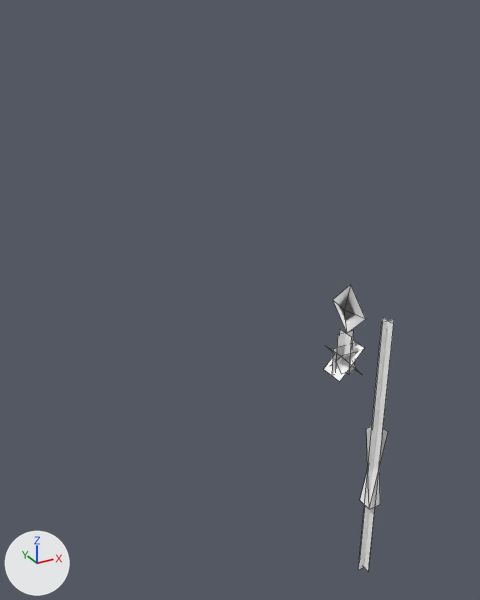
A saved change to the Blender file Game/Models/Projectiles.blend.
Rendered twice from a camera (50 mm lens) standing at (-25.7, -31.9, 22.5) and looking at (-7.6, 1.0, 6.1). Every picture has the same lights, and +X, +Y and +Z are marked at lower left. Mesh edges are drawn as thin lines.

Names of what the first picture shows: 'MinigunMuzzleFlash', 'MinigunRound', 'Smoke'.
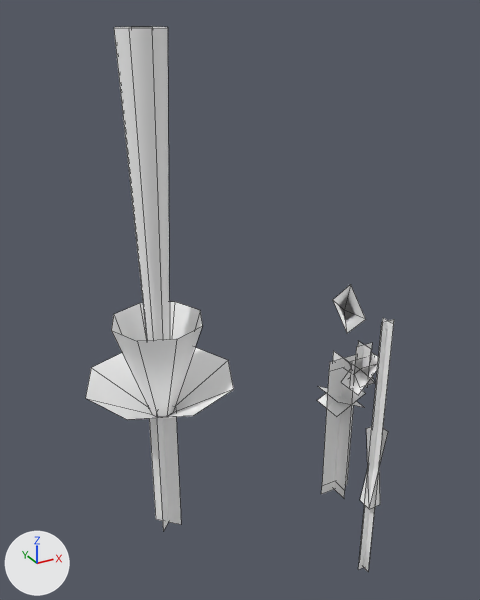
Commit message: Now a railgun

Diff of the bpy script that builds the scene:
```diff
--- a/Game/Models/Projectiles.blend.py
+++ b/Game/Models/Projectiles.blend.py
@@ me_cone @@
+me_cone.from_pydata(...)  # 56 vertices, 26 faces; spans x -4.5..4.5, y -4.5..4.5, z -8.1..21.7
+me_cone.materials.append(mat_particles)  # white #ffffff
@@ me_cone_001 @@
+me_cone_001.from_pydata([(0.0, 1.2, 0.48), (0.0, -1.2, 0.48), (0.0, 1.2, -10.77), (0.0, -1.2, -10.77), (0.0, 1.2, -10.02), (0.0, 1.2, -0.27), (0.0, -1.2, -0.27), (0.0, -1.2, -10.02), (1.2, 0.0, 0.48), (-1.2, 0.0, 0.48), (1.2, 0.0, -10.77), (-1.2, 0.0, -10.77), (1.2, 0.0, -10.02), (1.2, 0.0, -0.27), (-1.2, 0.0, -0.27), (-1.2, 0.0, -10.02), (-1.2, 1.2, -3.2), (1.2, 1.2, -2.02), (-1.2, -1.2, -3.2), (1.2, -1.2, -2.02), (1.2, -1.2, -3.2), (-1.2, -1.2, -2.02), (1.2, 1.2, -3.2), (-1.2, 1.2, -2.02)], [], [(4, 7, 3, 2), (0, 1, 6, 5), (5, 6, 7, 4), (12, 15, 11, 10), (8, 9, 14, 13), (13, 14, 15, 12), (16, 17, 19, 18), (20, 21, 23, 22)])
+me_cone_001.materials.append(mat_particles)  # white #ffffff
@@ ob_minigunmuzzleflash @@
 ob_minigunmuzzleflash = bpy.data.objects.new('MinigunMuzzleFlash', me_plane_001)
-ob_minigunmuzzleflash.location = (0.0, 0.0, 0.0)
+ob_minigunmuzzleflash.location = (0.0, -2.0, 0.0)
 ob_minigunmuzzleflash.scale = (2.58, 2.58, 2.58)
@@ ob_railgunmuzzleflash @@
+ob_railgunmuzzleflash = bpy.data.objects.new('RailgunMuzzleFlash', me_cone)
+ob_railgunmuzzleflash.location = (-13.46, 0.0, 0.0)
@@ ob_railgunround @@
+ob_railgunround = bpy.data.objects.new('RailgunRound', me_cone_001)
+ob_railgunround.location = (0.0, 0.0, 0.0)
```

Boxes (x1, y1, x2, y2) around the edits, measured in the pictures (480 x 600 px):
'RailgunMuzzleFlash', added: after (86, 27, 234, 531)
'RailgunRound', added: after (317, 351, 365, 498)
'MinigunMuzzleFlash', moved: before (324, 330, 364, 381); after (341, 341, 378, 395)
